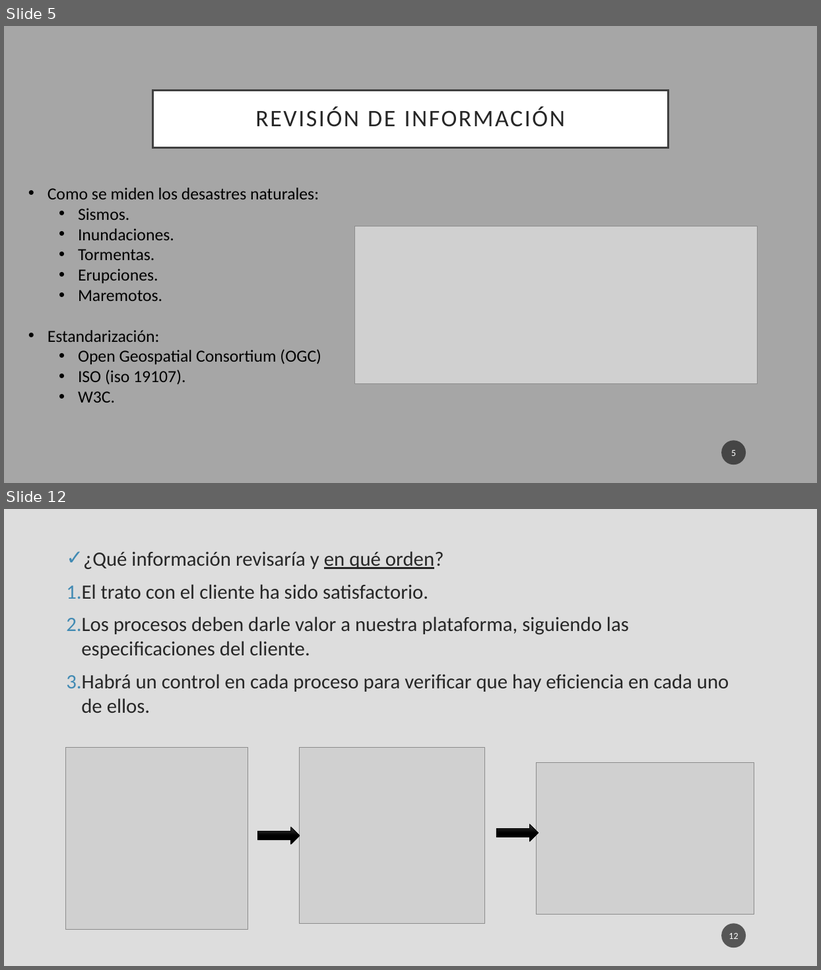
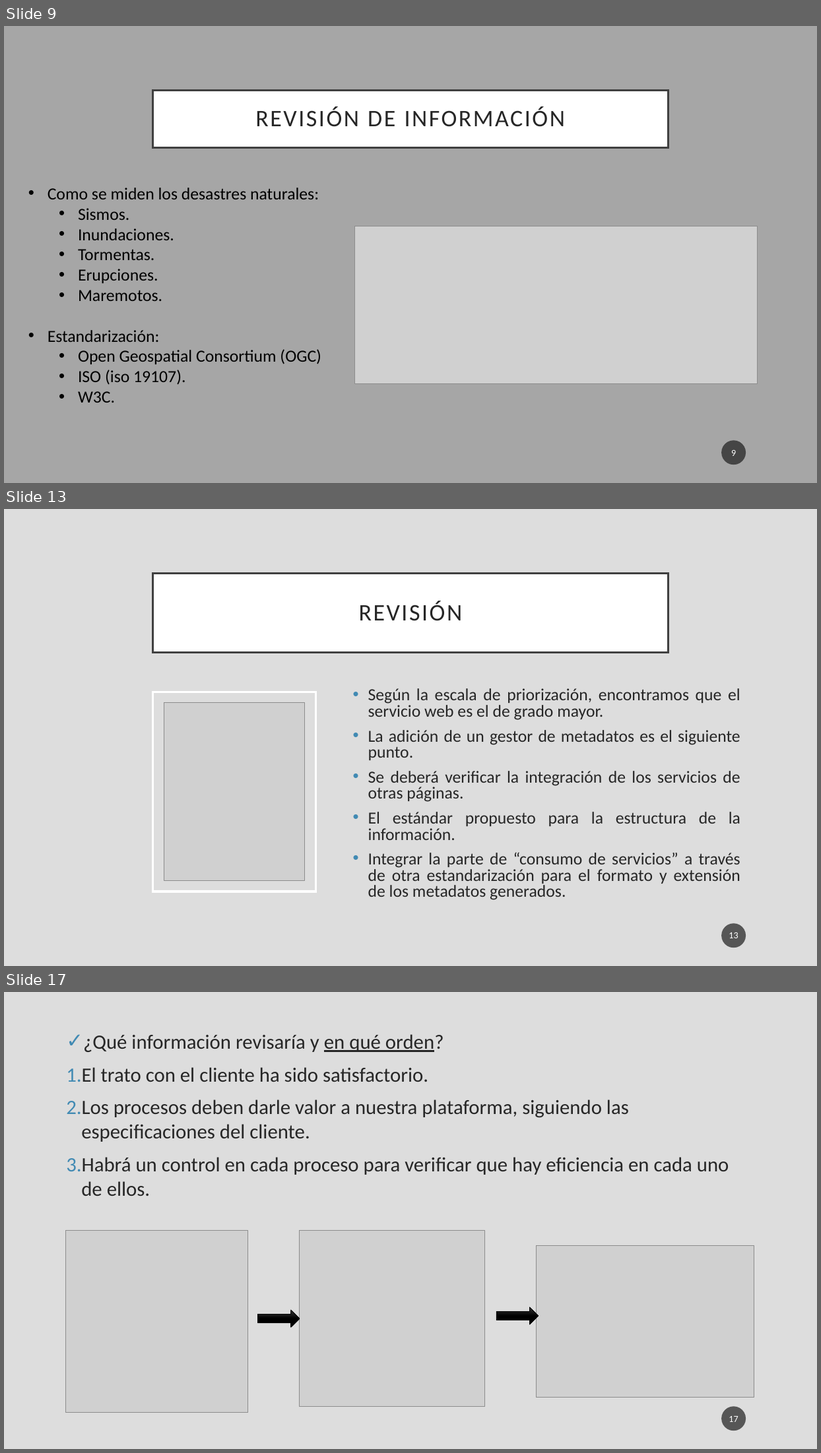
Before and after one commit to LeonelCano/Prueba1, a slide deck: Demanda 8.pptx. Shown one above the other, each under a label of ours: slides 5 and 12 before the commit, slides 9, 13 and 17 after it; the slides between them are not shown. The pictures are 821x970 and 821x1453 pixels, drawn with LibreOffice and Linux fonts; fonts in the diff are those of the drawing; grey boxes stand for pictures. Boxes give left, top, right and bottom in pixels: in the first picture for what was removed or moved away, otherwise in the second. Text is boxed around its words. In the diff, an @@ line names an element or a change of style, - is before the commit and + after.

```diff
--- a/Demanda 8.pptx
+++ b/Demanda 8.pptx
@@ slide 13 added at [4, 509, 817, 966], background #DDDDDD @@
@@ title added at [153, 573, 668, 652], fill #FFFFFF, outline #404040 2.5 pt, 28 pt, text #262626 @@
+REVISIÓN
@@ rectangle added at [153, 692, 316, 892], outline #FFFFFF 2.5 pt @@
@@ picture added at [164, 703, 305, 881] @@
@@ text added at [368, 689, 741, 900], 20 pt, text #262626 @@
+• Según la escala de priorización, encontramos que el servicio web es el de grado mayor.
+• La adición de un gestor de metadatos es el siguiente punto.
+• Se deberá verificar la integración de los servicios de otras páginas.
+• El estándar propuesto para la estructura de la información.
+• Integrar la parte de “consumo de servicios” a través de otra estandarización para el formato y extensión de los metadatos generados.
@@ page number added at [722, 923, 746, 948], fill #1D1D1D at 70% opacity, 11 pt, text #FFFFFF @@
+13
@@ what was slide 5 is now slide 9 @@
@@ page number at [731, 450, 736, 456]: text changed @@
-5
+9
@@ what was slide 12 is now slide 17 @@
@@ page number at [729, 1416, 738, 1422]: text changed @@
-12
+17
```
Also in this commit, not shown: 1 slide changed, 9 other slides added, 5 slides removed.
